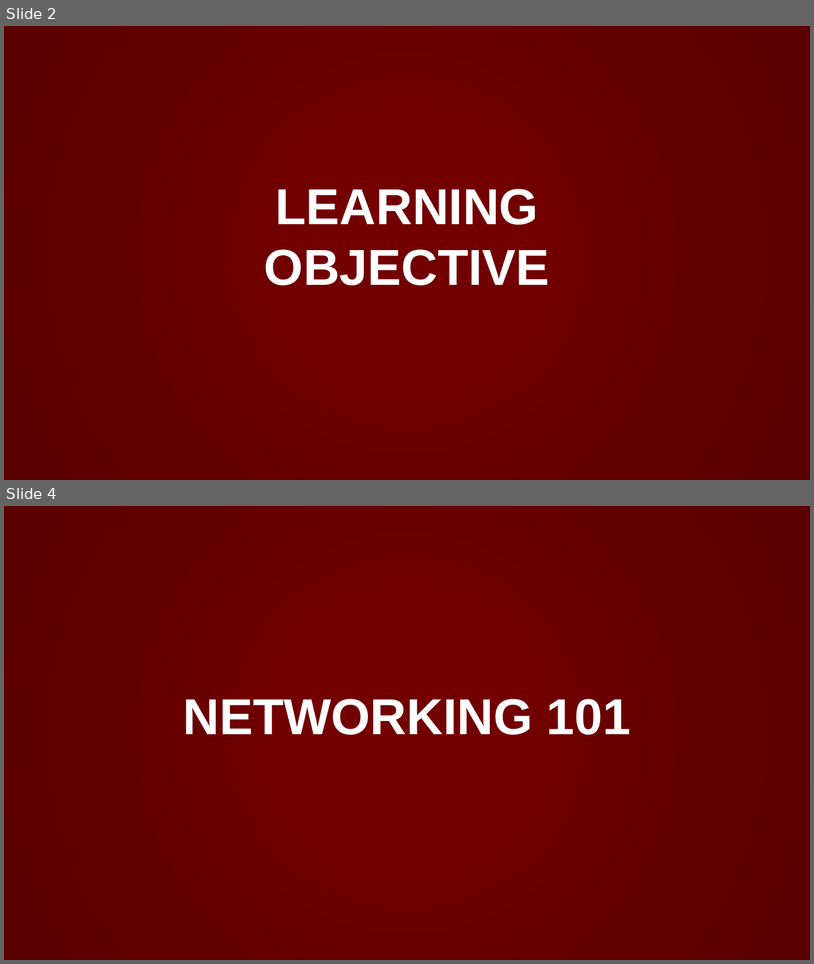
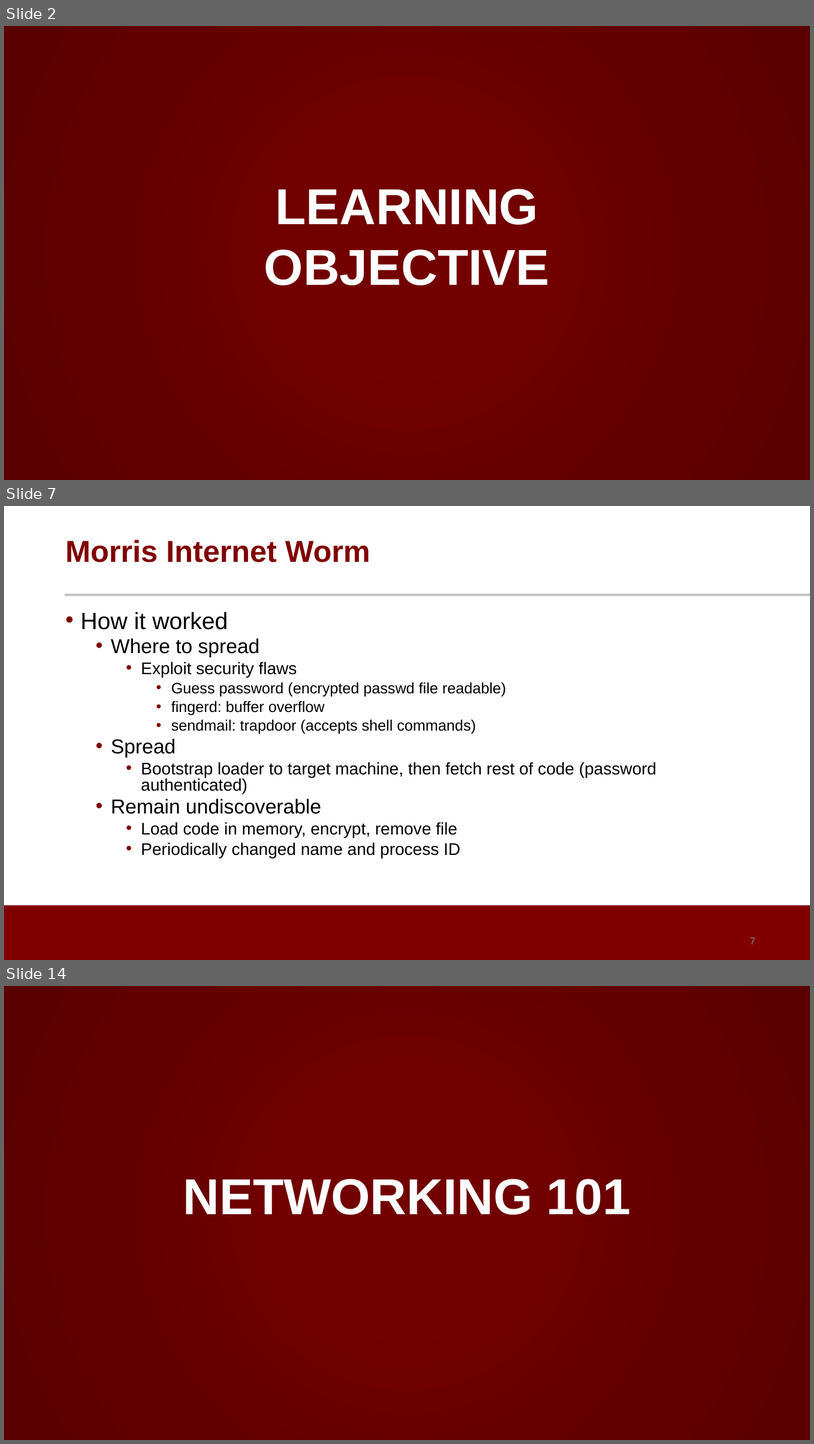
Before and after one commit to noise-lab/ML-Cybersecurity, a slide deck: module-2/ppt/2.1-Overview.pptx. Shown one above the other, each under a label of ours: slides 2 and 4 before the commit, slides 2, 7 and 14 after it; the slides between them are not shown. The pictures are 814x964 and 814x1444 pixels, drawn with LibreOffice and Linux fonts; fonts in the diff are those of the drawing; background and template pictures are left out. Boxes give left, top, right and bottom in pixels: in the first picture for what was removed or moved away, otherwise in the second. Text is boxed around its words. In the diff, an @@ line names an element or a change of style, - is before the commit and + after.

```diff
--- a/module-2/ppt/2.1-Overview.pptx
+++ b/module-2/ppt/2.1-Overview.pptx
@@ slide 7 added at (4,506,810,960), background #FFFFFF @@
@@ title added at (65,540,371,562), 36 pt, text #800000, bold @@
+Morris Internet Worm
@@ line added from (65, 595) to (810, 595), #C2C4C2 3 pt @@
@@ text added at (81,612,657,858), 20 pt, text #000000 @@
+• How it worked
+  • Where to spread
+    • Exploit security flaws
+      • Guess password (encrypted passwd file readable)
+      • fingerd: buffer overflow
+      • sendmail: trapdoor (accepts shell commands)
+  • Spread
+    • Bootstrap loader to target machine, then fetch rest of code (password authenticated)
+  • Remain undiscoverable
+    • Load code in memory, encrypt, remove file
+    • Periodically changed name and process ID
@@ rectangle added at (4,905,810,960), fill #800000 @@
@@ page number added at (750,937,756,944), 12 pt, text #898989 @@
+7
@@ what was slide 4 is now slide 14 @@
```
Also in this commit, not shown: 1 slide changed, 10 other slides added, 8 other files.
